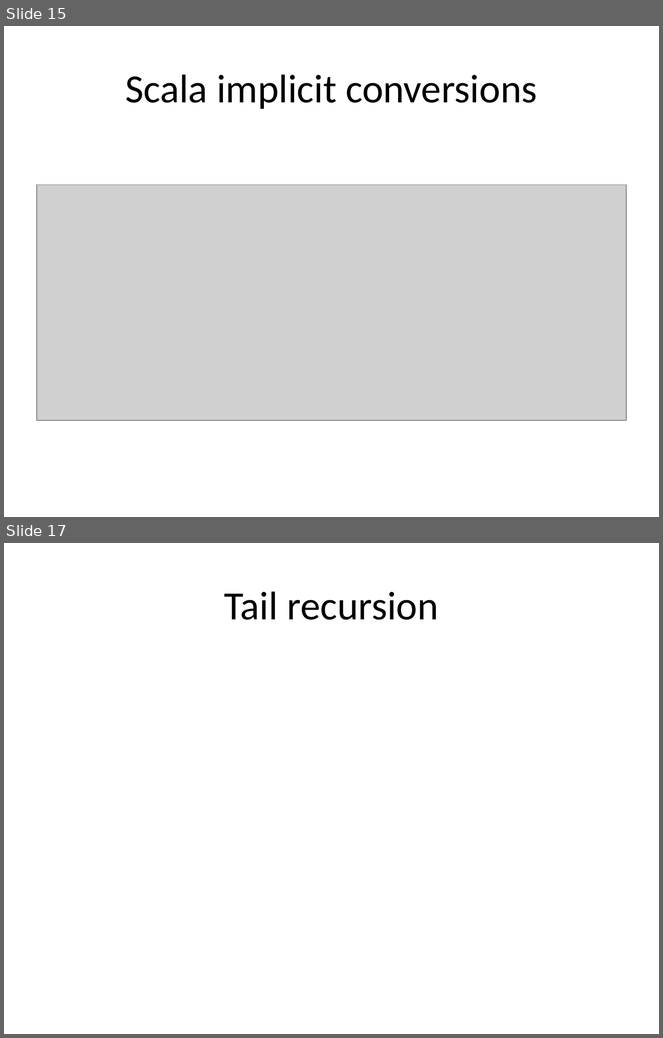
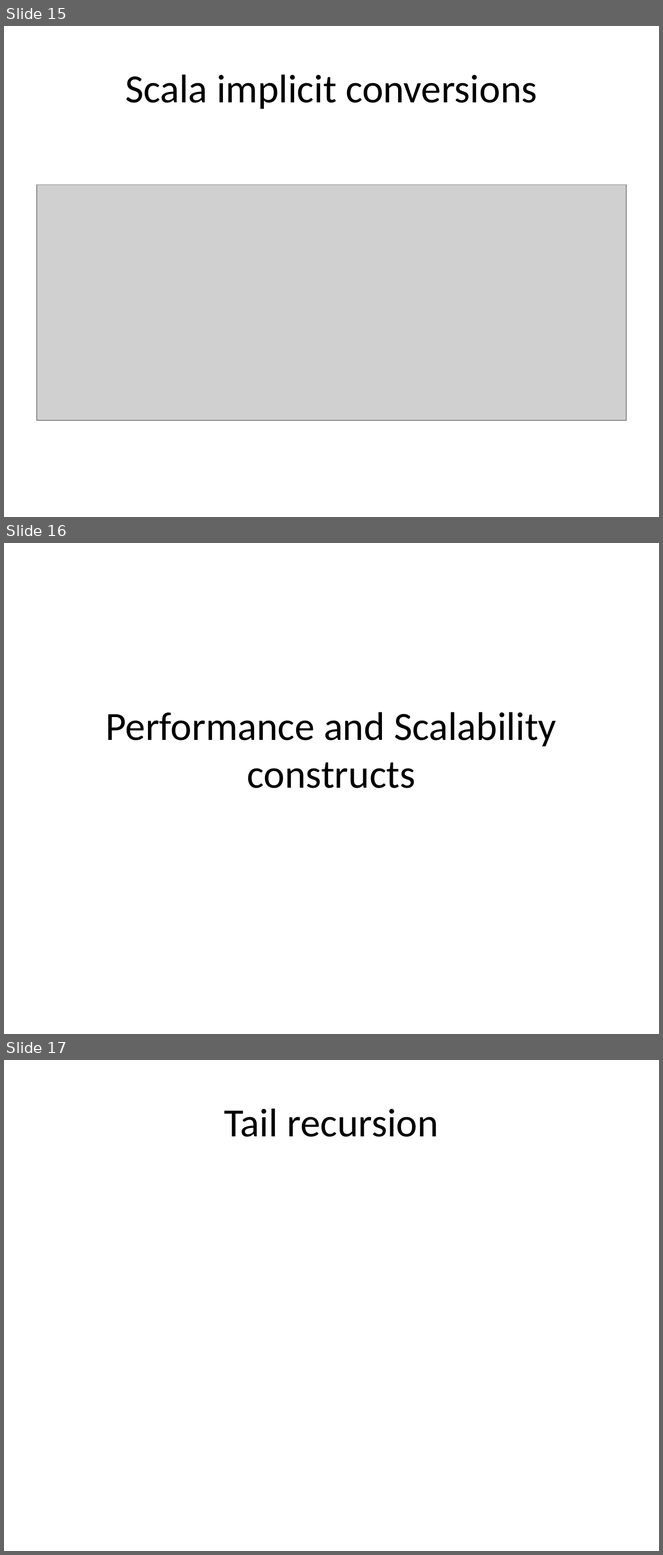
Before and after one commit to todkar/Away_Day, a slide deck: Scala_Away_Day.pptx. Shown one above the other, each under a label of ours: slides 15 and 17 before the commit, slides 15, 16 and 17 after it; the slides between them are not shown. The pictures are 663x1038 and 663x1555 pixels, drawn with LibreOffice and Linux fonts; fonts in the diff are those of the drawing; grey boxes stand for pictures. Boxes give left, top, right and bottom in pixels: in the first picture for what was removed or moved away, otherwise in the second. Text is boxed around its words. In the diff, an @@ line names an element or a change of style, - is before the commit and + after.

```diff
--- a/Scala_Away_Day.pptx
+++ b/Scala_Away_Day.pptx
@@ slide 16 added at box(4, 543, 659, 1034), background #FFFFFF @@
@@ title added at box(106, 712, 557, 788), 44 pt, text #000000 @@
+Performance and Scalability constructs
```
Also in this commit, not shown: 3 slides changed, 4 other slides added, 2 slides removed, 1 other file.
